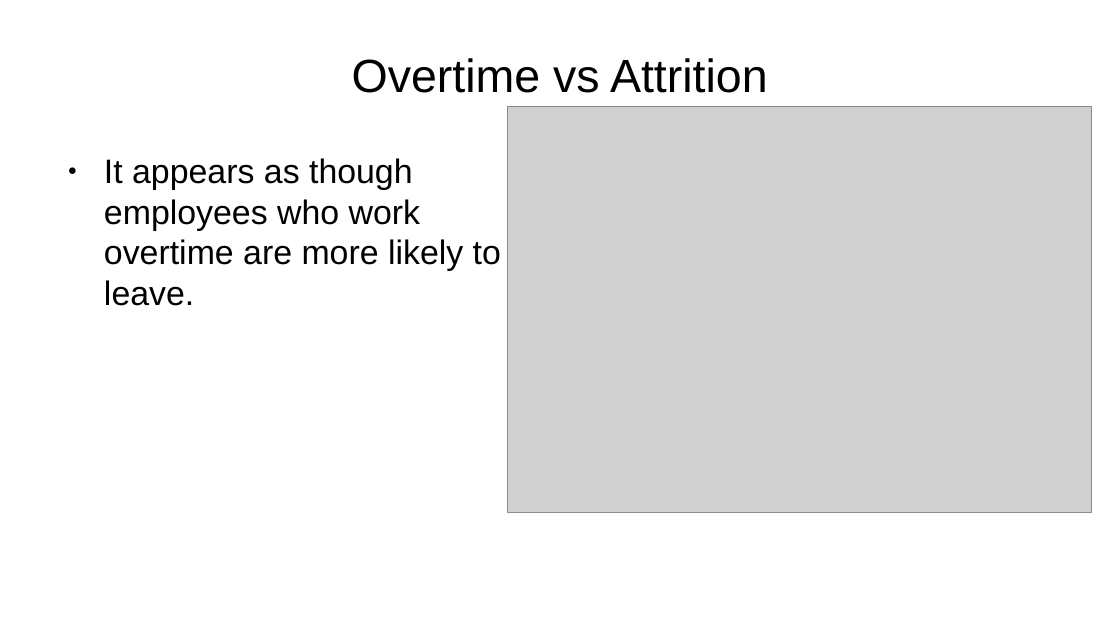
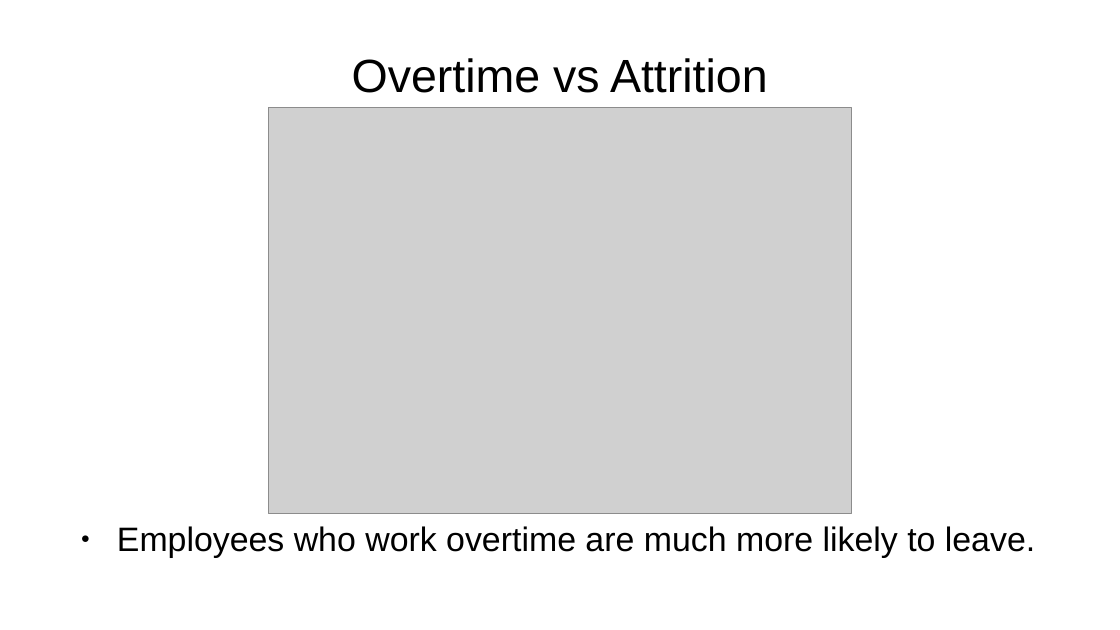
Before and after one commit to sbowler/project-one, a slide deck: slide 6 of presentations/project2_presentation.pptx. Drawn at 1120x630 pixels with LibreOffice and Linux fonts; fonts in the diff are those of the drawing; grey boxes stand for pictures; background and template pictures are left out. Boxes give left, top, right and bottom in pixels: in the first picture for what was removed or moved away, otherwise in the second. Text is boxed around its words. In the diff, an @@ line names an element or a change of style, - is before the commit and + after.

```diff
--- a/presentations/project2_presentation.pptx
+++ b/presentations/project2_presentation.pptx
@@ picture: place and size @@
-picture at box(508, 107, 1092, 513)
+picture at box(268, 108, 852, 514)
@@ text at box(117, 526, 1035, 558): text changed @@
-● It appears as though employees who work overtime are more likely to leave.
+● Employees who work overtime are much more likely to leave.
```
Also in this commit, not shown: 14 other slides changed, 1 slide added, 2 slides removed.
